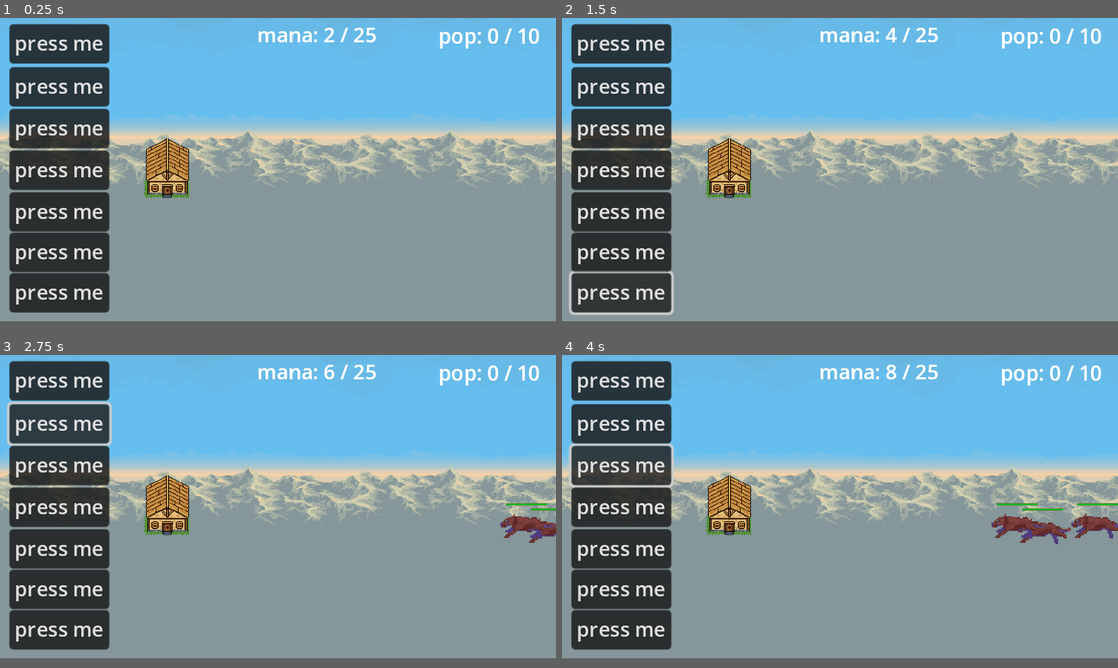
Above: before the commit, frames 1-4 (two rows, left to right).
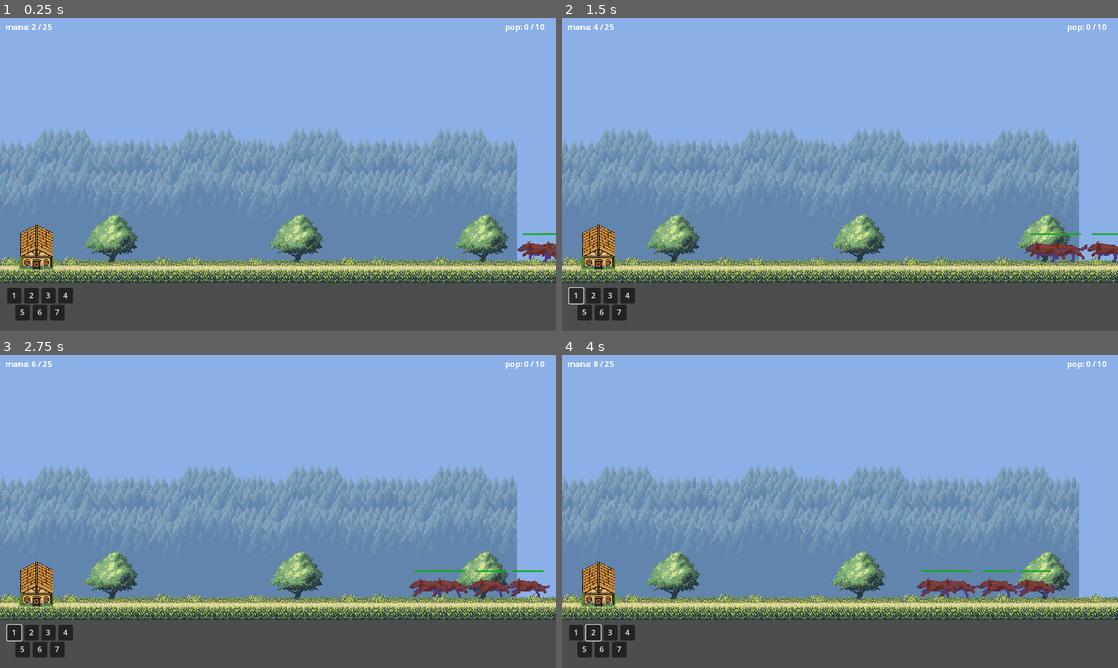
Above: after the commit, the same moments.

Repository: dpcks9677/Project_YEC
Game: Godot game, scene res://scenes/stage/stage_1.tscn
The game is run twice, just before and just after one commit, with the same random seed, the same clock (stepped at 60 frames per second) and the same inputs.
Inputs (mouse positions are in pixels of both pictures, inside the frame that each line leads up to):
- Up to frame 1 (0.25 s): no input
- Up to frame 2 (1.5 s): click (623, 43) at 0.5 s, where only the run before the commit has a clickable "press me"; click (578, 287) at 1.25 s, where only the run after the commit has a clickable "1"
- Up to frame 3 (2.75 s): click (61, 423) at 2 s, where only the run before the commit has a clickable "press me"
- Up to frame 4 (4 s): click (595, 624) at 2.75 s, where only the run after the commit has a clickable "2"; click (623, 464) at 3.5 s, where only the run before the commit has a clickable "press me"
In our replay, the window is 800x436 before the commit and 800x450 after it. These sizes can differ from the game's own. Grey fills any space a smaller window leaves; there, only what the larger window draws over its background counts as a difference.

The runs differ from the first frame. In frame 1, 93% of the frame differs, in the area x 0-100%, y 0-97%; in frame 2, 93%; in frame 3, 93%; in frame 4, 93%.

Commit message:
stage1 그래픽 변경
* 모든 요소를 중앙점 기준으로 옮김

* 배경 그래픽 변경

Diff:
--- a/project.godot
+++ b/project.godot
@@ -21,8 +21,6 @@
 
 [display]
 
-window/size/viewport_width=440
-window/size/viewport_height=240
 window/size/window_width_override=1280
 window/size/window_height_override=720
 window/stretch/mode="canvas_items"
--- a/scenes/ally_base.tscn
+++ b/scenes/ally_base.tscn
@@ -1,10 +1,7 @@
-[gd_scene load_steps=4 format=3 uid="uid://chxi0l4hfi6e4"]
+[gd_scene load_steps=3 format=3 uid="uid://chxi0l4hfi6e4"]
 
 [ext_resource type="Texture2D" uid="uid://cjca5r7kx34ty" path="res://units/ally/pixel-art-house.png" id="1_0l33s"]
 [ext_resource type="Script" path="res://scripts/ally_base.gd" id="1_nkxe6"]
-
-[sub_resource type="RectangleShape2D" id="RectangleShape2D_lk306"]
-size = Vector2(73, 100)
 
 [node name="AllyBase" type="Area2D"]
 script = ExtResource("1_nkxe6")
@@ -14,7 +11,6 @@
 
 [node name="CollisionShape2D" type="CollisionShape2D" parent="."]
 position = Vector2(-2.5, 0)
-shape = SubResource("RectangleShape2D_lk306")
 
 [node name="hitbox" type="Area2D" parent="."]
 
--- a/scenes/hud.tscn
+++ b/scenes/hud.tscn
@@ -20,15 +20,15 @@
 anchor_top = 1.0
 anchor_right = 0.5
 anchor_bottom = 1.0
-offset_left = -13.0
-offset_top = -35.0
-offset_right = 66.0
-offset_bottom = -4.0
+offset_left = -5.0
+offset_top = 520.0
+offset_right = 24.0
+offset_bottom = 551.0
 grow_horizontal = 2
 grow_vertical = 0
 size_flags_horizontal = 4
 size_flags_vertical = 0
-text = "press me"
+text = "1"
 
 [node name="slot_2" type="Button" parent="unitSummoner"]
 layout_mode = 1
@@ -37,15 +37,15 @@
 anchor_top = 1.0
 anchor_right = 0.5
 anchor_bottom = 1.0
-offset_left = -13.0
-offset_top = -1.0
-offset_right = 66.0
-offset_bottom = 30.0
+offset_left = 30.0
+offset_top = 520.0
+offset_right = 60.0
+offset_bottom = 551.0
 grow_horizontal = 2
 grow_vertical = 0
 size_flags_horizontal = 4
 size_flags_vertical = 0
-text = "press me
+text = "2
 "
 
 [node name="slot_3" type="Button" parent="unitSummoner"]
@@ -55,16 +55,15 @@
 anchor_top = 1.0
 anchor_right = 0.5
 anchor_bottom = 1.0
-offset_left = -13.0
-offset_top = 32.0
-offset_right = 66.0
-offset_bottom = 63.0
+offset_left = 66.0
+offset_top = 520.0
+offset_right = 95.0
+offset_bottom = 551.0
 grow_horizontal = 2
 grow_vertical = 0
 size_flags_horizontal = 4
 size_flags_vertical = 0
-text = "press me
-"
+text = "3"
 
 [node name="slot_4" type="Button" parent="unitSummoner"]
 layout_mode = 1
@@ -73,15 +72,15 @@
 anchor_top = 1.0
 anchor_right = 0.5
 anchor_bottom = 1.0
-offset_left = -13.0
-offset_top = 65.0
-offset_right = 66.0
-offset_bottom = 96.0
+offset_left = 101.0
+offset_top = 520.0
+offset_right = 131.0
+offset_bottom = 551.0
 grow_horizontal = 2
 grow_vertical = 0
 size_flags_horizontal = 4
 size_flags_vertical = 0
-text = "press me
+text = "4
 "
 
 [node name="slot_5" type="Button" parent="unitSummoner"]
@@ -91,16 +90,15 @@
 anchor_top = 1.0
 anchor_right = 0.5
 anchor_bottom = 1.0
-offset_left = -13.0
-offset_top = 98.0
-offset_right = 66.0
-offset_bottom = 129.0
+offset_left = 12.0
+offset_top = 555.0
+offset_right = 42.0
+offset_bottom = 586.0
 grow_horizontal = 2
 grow_vertical = 0
 size_flags_horizontal = 4
 size_flags_vertical = 0
-text = "press me
-"
+text = "5"
 
 [node name="slot_6" type="Button" parent="unitSummoner"]
 layout_mode = 1
@@ -109,16 +107,15 @@
 anchor_top = 1.0
 anchor_right = 0.5
 anchor_bottom = 1.0
-offset_left = -13.0
-offset_top = 130.0
-offset_right = 66.0
-offset_bottom = 161.0
+offset_left = 48.0
+offset_top = 555.0
+offset_right = 78.0
+offset_bottom = 586.0
 grow_horizontal = 2
 grow_vertical = 0
 size_flags_horizontal = 4
 size_flags_vertical = 0
-text = "press me
-"
+text = "6"
 
 [node name="slot_7" type="Button" parent="unitSummoner"]
 layout_mode = 1
@@ -127,16 +124,15 @@
 anchor_top = 1.0
 anchor_right = 0.5
 anchor_bottom = 1.0
-offset_left = -13.0
-offset_top = 162.0
-offset_right = 66.0
-offset_bottom = 193.0
+offset_left = 84.0
+offset_top = 555.0
+offset_right = 114.0
+offset_bottom = 586.0
 grow_horizontal = 2
 grow_vertical = 0
 size_flags_horizontal = 4
 size_flags_vertical = 0
-text = "press me
-"
+text = "7"
 
 [node name="manaUI" type="Control" parent="."]
 layout_mode = 3
@@ -147,10 +143,10 @@
 
 [node name="manaLabel" type="Label" parent="manaUI"]
 layout_mode = 0
-offset_left = 203.0
-offset_top = 2.0
-offset_right = 243.0
-offset_bottom = 25.0
+offset_left = 12.0
+offset_top = 7.0
+offset_right = 106.0
+offset_bottom = 30.0
 text = "this is mana"
 
 [node name="populationUI" type="Control" parent="."]
@@ -162,10 +158,10 @@
 
 [node name="populationLabel" type="Label" parent="populationUI"]
 layout_mode = 0
-offset_left = 347.0
-offset_top = 3.0
-offset_right = 427.0
-offset_bottom = 26.0
+offset_left = 1047.0
+offset_top = 7.0
+offset_right = 1127.0
+offset_bottom = 30.0
 text = "this is pop"
 
 [connection signal="button_up" from="unitSummoner/slot_1" to="unitSummoner" method="_on_slot_1_button_up"]
--- a/scenes/stage/stage_1.tscn
+++ b/scenes/stage/stage_1.tscn
@@ -1,60 +1,102 @@
 [gd_scene load_steps=9 format=3 uid="uid://ocgj24hkyqfm"]
 
-[ext_resource type="Texture2D" uid="uid://b4jv7cou0r7ba" path="res://parallax/desert/background1.png" id="1_8546p"]
 [ext_resource type="PackedScene" uid="uid://cgqrwgbhcpkd3" path="res://scenes/hud.tscn" id="1_tghqr"]
 [ext_resource type="PackedScene" uid="uid://bipawj12cbpmb" path="res://system/handler/resourceHandler.tscn" id="2_67fy2"]
-[ext_resource type="Texture2D" uid="uid://ctwckxleeqllx" path="res://parallax/desert/background2.png" id="2_bumog"]
-[ext_resource type="Texture2D" uid="uid://cf746j746i4t4" path="res://parallax/desert/background3.png" id="3_ygsuu"]
 [ext_resource type="Script" path="res://scripts/Camera.gd" id="4_b0td4"]
 [ext_resource type="PackedScene" uid="uid://chxi0l4hfi6e4" path="res://scenes/ally_base.tscn" id="6_ghqxf"]
 [ext_resource type="PackedScene" uid="uid://dfqtob326lbqu" path="res://units/enemy/wolf.tscn" id="7_bwwob"]
+[ext_resource type="Texture2D" uid="uid://oxk0lpk12pbx" path="res://background/country-platform-back.png" id="9_8rlfd"]
+[ext_resource type="Texture2D" uid="uid://b1cvrcik2j8no" path="res://background/country-platform-forest.png" id="10_xd1r7"]
+[ext_resource type="Texture2D" uid="uid://em3nyjlamx7s" path="res://background/country-platform-tiles-example.png" id="11_weh4p"]
 
 [node name="stage1" type="Node2D"]
 
 [node name="HUD" parent="." instance=ExtResource("1_tghqr")]
 
+[node name="Camera2D" type="Camera2D" parent="."]
+script = ExtResource("4_b0td4")
+
 [node name="resourceHandler" parent="." instance=ExtResource("2_67fy2")]
 
 [node name="ParallaxBackground" type="ParallaxBackground" parent="."]
 
-[node name="ParallaxLayer" type="ParallaxLayer" parent="ParallaxBackground"]
-motion_mirroring = Vector2(640, 0)
+[node name="background" type="ParallaxLayer" parent="ParallaxBackground"]
+texture_filter = 1
+motion_scale = Vector2(0, 0)
+motion_mirroring = Vector2(1152, 0)
 
-[node name="Sprite2D" type="Sprite2D" parent="ParallaxBackground/ParallaxLayer"]
-texture = ExtResource("1_8546p")
-centered = false
+[node name="Sprite2D" type="Sprite2D" parent="ParallaxBackground/background"]
+scale = Vector2(4.5, 4.5)
+texture = ExtResource("9_8rlfd")
 
-[node name="ParallaxLayer2" type="ParallaxLayer" parent="ParallaxBackground"]
-motion_mirroring = Vector2(640, 0)
+[node name="Sprite2D2" type="Sprite2D" parent="ParallaxBackground/background"]
+scale = Vector2(4.5, 4.5)
+texture = ExtResource("9_8rlfd")
 
-[node name="Sprite2D" type="Sprite2D" parent="ParallaxBackground/ParallaxLayer2"]
-texture = ExtResource("2_bumog")
-centered = false
+[node name="forest" type="ParallaxLayer" parent="ParallaxBackground"]
+texture_filter = 1
+motion_mirroring = Vector2(1152, 0)
 
-[node name="ParallaxLayer3" type="ParallaxLayer" parent="ParallaxBackground"]
-visible = false
-motion_mirroring = Vector2(640, 0)
+[node name="Sprite2D" type="Sprite2D" parent="ParallaxBackground/forest"]
+position = Vector2(30, -41)
+scale = Vector2(2.075, 2.075)
+texture = ExtResource("10_xd1r7")
 
-[node name="Sprite2D" type="Sprite2D" parent="ParallaxBackground/ParallaxLayer3"]
-texture = ExtResource("3_ygsuu")
-centered = false
+[node name="Sprite2D2" type="Sprite2D" parent="ParallaxBackground/forest"]
+position = Vector2(330, -41)
+scale = Vector2(2.075, 2.075)
+texture = ExtResource("10_xd1r7")
 
-[node name="Camera2D" type="Camera2D" parent="."]
-position = Vector2(-1, 361)
-zoom = Vector2(0.5, 0.5)
-script = ExtResource("4_b0td4")
+[node name="forest2" type="ParallaxLayer" parent="ParallaxBackground"]
+texture_filter = 1
+position = Vector2(630, 0)
+motion_mirroring = Vector2(1152, 0)
+
+[node name="Sprite2D" type="Sprite2D" parent="ParallaxBackground/forest2"]
+position = Vector2(30, -41)
+scale = Vector2(2.075, 2.075)
+texture = ExtResource("10_xd1r7")
+
+[node name="Sprite2D2" type="Sprite2D" parent="ParallaxBackground/forest2"]
+position = Vector2(330, -41)
+scale = Vector2(2.075, 2.075)
+texture = ExtResource("10_xd1r7")
+
+[node name="road" type="ParallaxLayer" parent="ParallaxBackground"]
+texture_filter = 1
+
+[node name="Sprite2D" type="Sprite2D" parent="ParallaxBackground/road"]
+position = Vector2(0, 112)
+texture = ExtResource("11_weh4p")
+
+[node name="Sprite2D2" type="Sprite2D" parent="ParallaxBackground/road"]
+position = Vector2(-384, 112)
+texture = ExtResource("11_weh4p")
+
+[node name="Sprite2D3" type="Sprite2D" parent="ParallaxBackground/road"]
+position = Vector2(384, 112)
+texture = ExtResource("11_weh4p")
+
+[node name="Sprite2D4" type="Sprite2D" parent="ParallaxBackground/road"]
+position = Vector2(-768, 112)
+texture = ExtResource("11_weh4p")
+
+[node name="Sprite2D5" type="Sprite2D" parent="ParallaxBackground/road"]
+position = Vector2(768, 112)
+texture = ExtResource("11_weh4p")
 
 [node name="AllyBase" parent="." instance=ExtResource("6_ghqxf")]
-position = Vector2(-177, 358)
+position = Vector2(-500, 150)
+script = null
 
 [node name="wolf4" parent="." instance=ExtResource("7_bwwob")]
-position = Vector2(844, 396)
+position = Vector2(766, 150)
 
 [node name="wolf3" parent="." instance=ExtResource("7_bwwob")]
-position = Vector2(680, 392)
+position = Vector2(602, 150)
 
 [node name="wolf2" parent="." instance=ExtResource("7_bwwob")]
-position = Vector2(767, 384)
+position = Vector2(689, 150)
 
 [node name="wolf" parent="." instance=ExtResource("7_bwwob")]
-position = Vector2(640, 384)
+position = Vector2(562, 150)
--- a/scripts/unitSummoner.gd
+++ b/scripts/unitSummoner.gd
@@ -38,8 +38,8 @@
 			rsc.current_mana -= target.get_node("engageComponent")._status.mana
 
 			#좌표 설정
-			target.position.x = 0
-			target.position.y = 360
+			target.position.x = -500
+			target.position.y = 150
 
 			#stage1 씬에 노드 추가
 			get_tree().get_root().get_node("stage1").add_child(target)
Binary file added: background/country-platform-back.png
Binary file added: background/country-platform-forest.png
Binary file added: background/country-platform-tiles-example.png
Binary file added: background/country-platform-tileset.png
